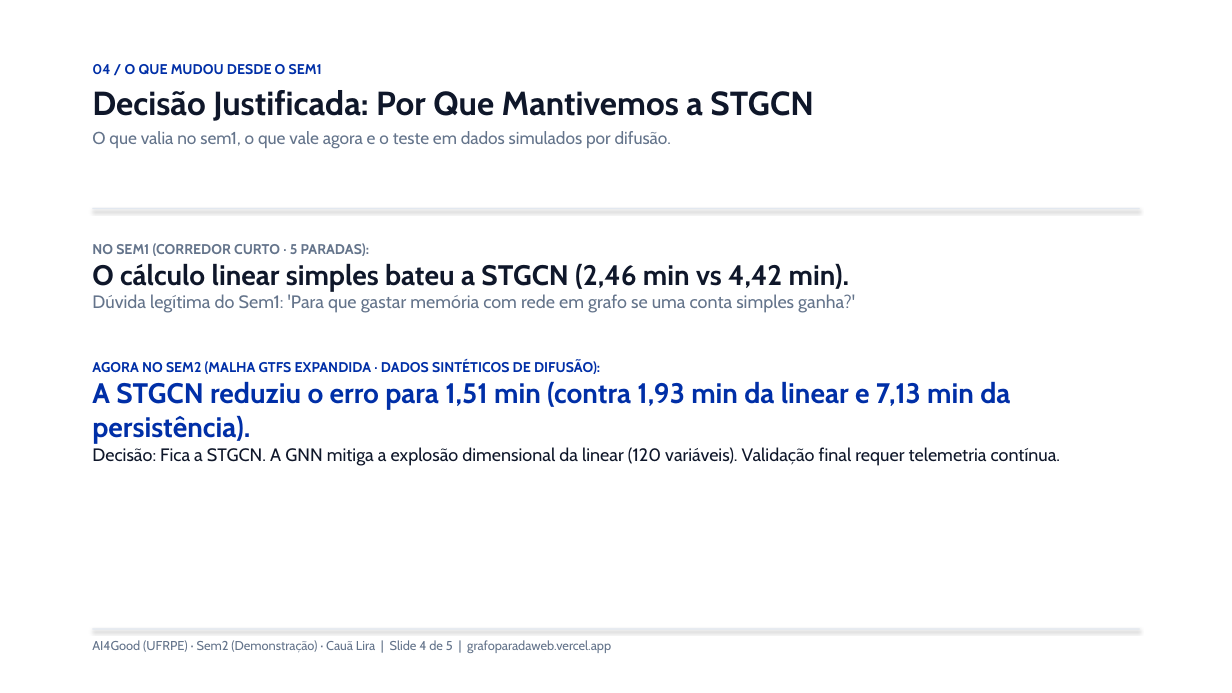
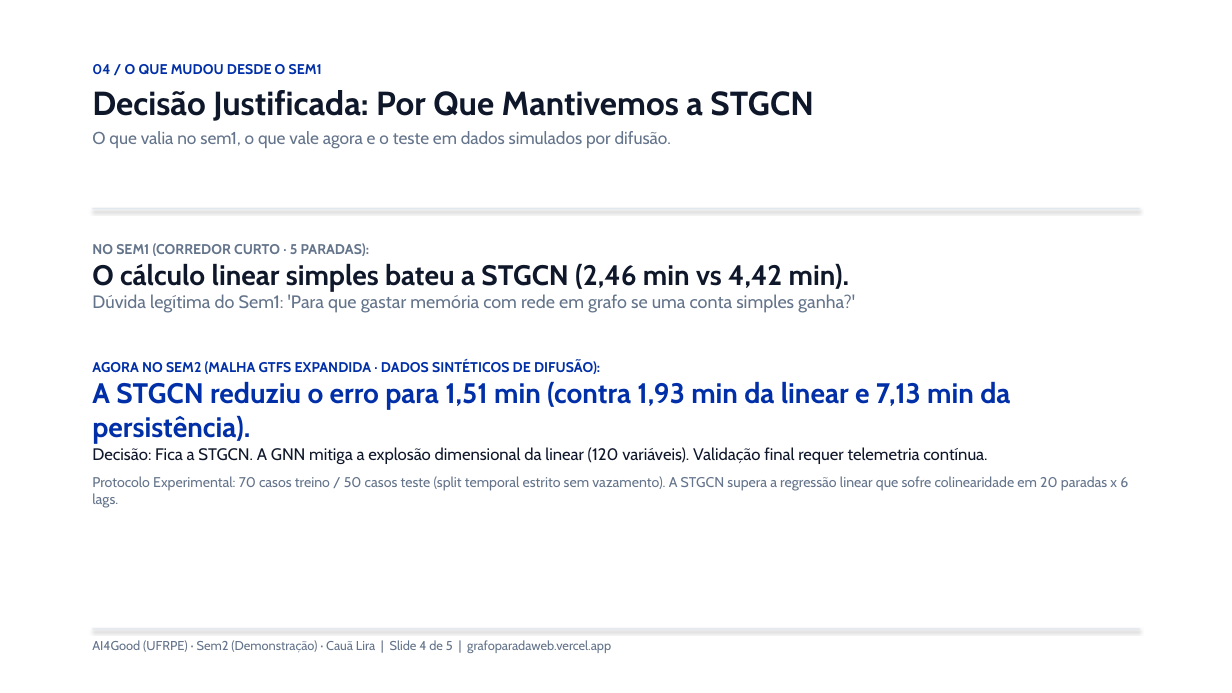
Before and after one commit to lira-labs/workspace, a slide deck: slide 4 of code/grafoparada_web/GrafoParada_Seminario2_CauaLira.pptx. Drawn at 1232x693 pixels with LibreOffice and Linux fonts; fonts in the diff are those of the drawing. Boxes give left, top, right and bottom in pixels: in the first picture for what was removed or moved away, otherwise in the second. Text is boxed around its words. In the diff, an @@ line names an element or a change of style, - is before the commit and + after.

```diff
--- a/code/grafoparada_web/GrafoParada_Seminario2_CauaLira.pptx
+++ b/code/grafoparada_web/GrafoParada_Seminario2_CauaLira.pptx
@@ text at [92, 447, 987, 464]: size 14 to 13 pt in "Decisão: Fica a STGCN. A GNN mitiga ..."; more space between paragraphs @@
@@ text at [92, 476, 1128, 508]: paragraph added @@
+Protocolo Experimental: 70 casos treino / 50 casos teste (split temporal estrito sem vazamento). A STGCN supera a regressão linear que sofre colinearidade em 20 paradas x 6 lags.
```
Also in this commit, not shown: 1 other slide changed, 11 other files.
